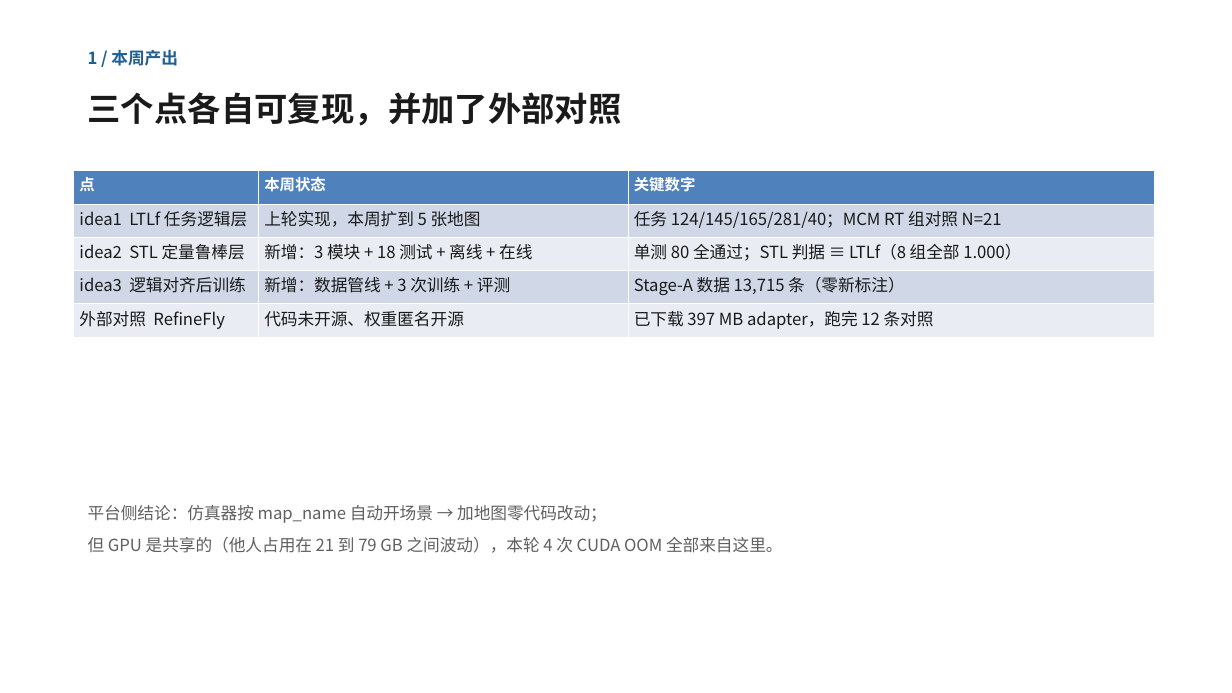
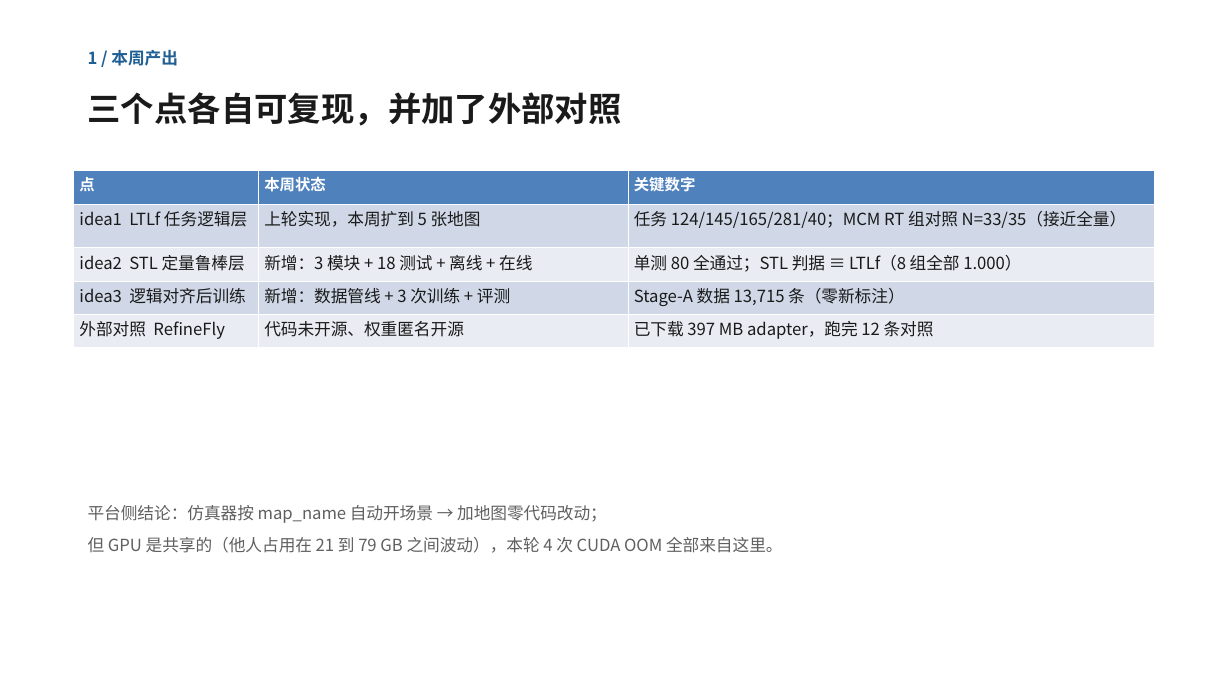
Before and after one commit to MaxHE911/aerovla-ltlf, a slide deck: slide 2 of work/group-meeting-2026-11-28.pptx. Drawn at 1232x693 pixels with LibreOffice and Linux fonts; fonts in the diff are those of the drawing. Boxes give left, top, right and bottom in pixels: in the first picture for what was removed or moved away, otherwise in the second. Text is boxed around its words. In the diff, an @@ line names an element or a change of style, - is before the commit and + after.

```diff
--- a/work/group-meeting-2026-11-28.pptx
+++ b/work/group-meeting-2026-11-28.pptx
@@ table at bbox=[74, 171, 1155, 343] @@
-row 2, column 3: 任务 124/145/165/281/40；MCM RT 组对照 N=21
+row 2, column 3: 任务 124/145/165/281/40；MCM RT 组对照 N=33/35（接近全量）
```
Also in this commit, not shown: 2 other slides changed, 8 other files.
